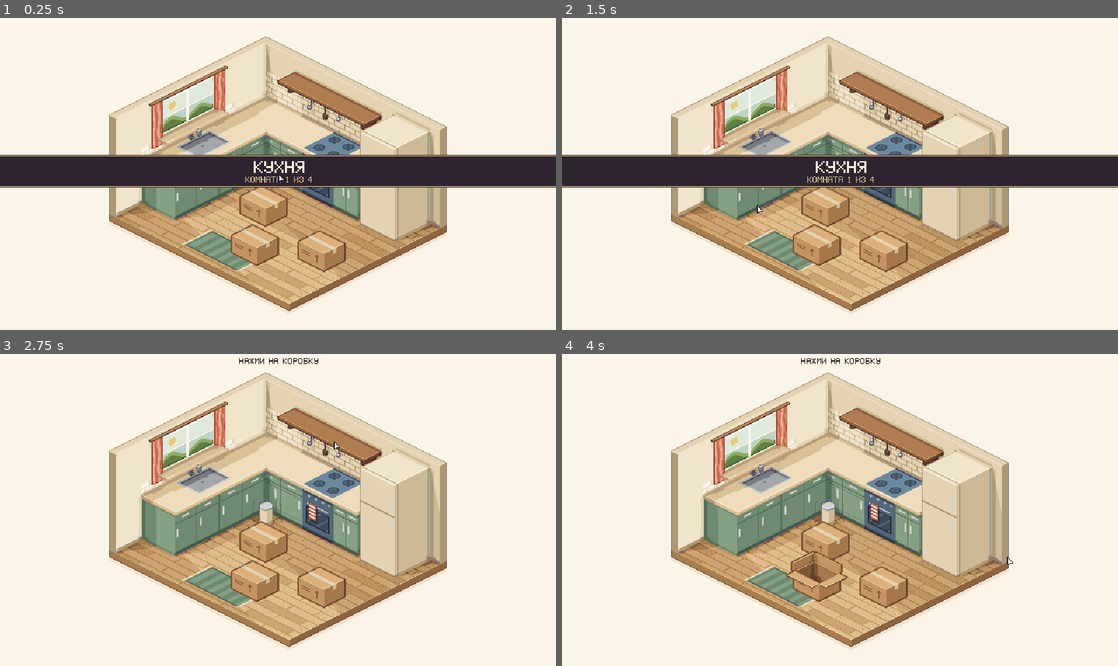
Above: before the commit, frames 1-4 (two rows, left to right).
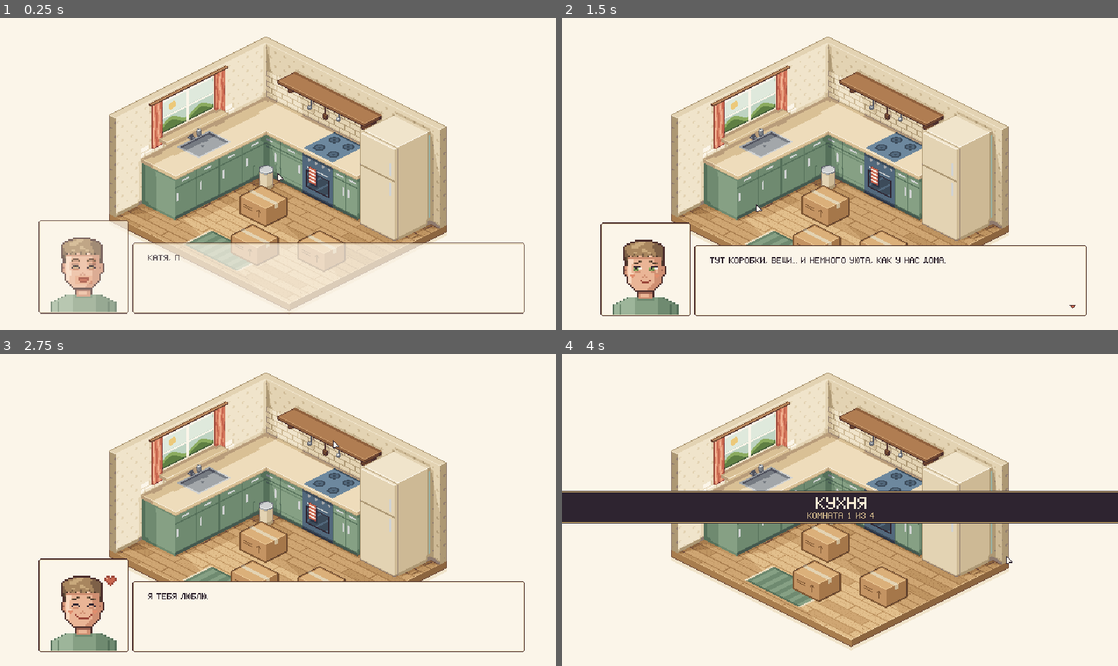
Above: after the commit, the same moments.

Repository: danilmotorin67-cyber/unpack
Game: Godot game, scene res://scenes/main.tscn
Two runs of this game, one before a commit and one after it. Both use one fixed random seed, a clock stepped at 60 frames per second and the inputs below.
Inputs (mouse positions are in pixels of both pictures, inside the frame that each line leads up to):
- Up to frame 1 (0.25 s): no input
- Up to frame 2 (1.5 s): tap Enter at 0.5, 0.6 s; move the mouse to (962, 158) at 0.52 s; click (962, 158) at 0.67 s; tap Space at 0.77, 1.07 s; tap R at 0.8 s; drag from (728, 189) to (812, 236) at 1.27 s
- Up to frame 3 (2.75 s): move the mouse to (333, 441) at 2.02 s; tap Space at 2.1 s; click (333, 441) at 2.17 s; tap Enter at 2.3 s
- Up to frame 4 (4 s): drag from (812, 572) to (673, 463) at 2.77 s; tap Space at 3.5, 3.77, 3.8 s; move the mouse to (1006, 556) at 3.52 s; tap R at 3.6 s; click (1006, 556) at 3.67 s

The runs differ from the first frame. In frame 1, 19% of the frame differs, in the area x 0-100%, y 9-95%; in frame 2, 19%; in frame 3, 8.6%; in frame 4, 12%.

Commit message:
Фактура стен, крупные мелкие вещи, полный экран, приветственный диалог
Обои и штукатурка по комнатам, мелкие вещи рендерятся крупнее.
Игра стартует на весь экран и заполняет его, поля — цвета фона.
Диалог с пиксельным портретом: печать по буквам, шесть эмоций,
речь и моргание; реплики в scripts/intro.gd.

Co-Authored-By: Claude Opus 5.5 <noreply@anthropic.com>
Claude-Session: https://claude.ai/code/session_01S4yhpqFcJEw2QoDdGk3XzY

Diff:
--- a/game/project.godot
+++ b/game/project.godot
@@ -15,9 +15,10 @@
 window/size/viewport_height=360
 window/size/window_width_override=1280
 window/size/window_height_override=720
+window/size/mode=3
 window/stretch/mode="viewport"
 window/stretch/aspect="keep"
-window/stretch/scale_mode="integer"
+window/stretch/scale_mode="fractional"
 
 [rendering]
 
@@ -26,4 +27,4 @@
 renderer/rendering_method.mobile="gl_compatibility"
 2d/snap/snap_2d_transforms_to_pixel=true
 2d/snap/snap_2d_vertices_to_pixel=true
-environment/defaults/default_clear_color=Color(0.180392, 0.141176, 0.188235, 1)
+environment/defaults/default_clear_color=Color(0.984314, 0.960784, 0.913725, 1)
--- a/game/scripts/art_data.gd
+++ b/game/scripts/art_data.gd
@@ -12,55 +12,55 @@
 	"bowl": {"anchor": Vector2(15, 18), "foot": Rect2(-5.64, -5.64, 11.28, 11.28), "h": 7.14},
 	"mug_yellow": {"anchor": Vector2(12, 18), "foot": Rect2(-2.75, -2.75, 5.5, 5.5), "h": 9.35},
 	"mug_blue": {"anchor": Vector2(12, 18), "foot": Rect2(-2.75, -2.75, 5.5, 5.5), "h": 9.35},
-	"glass": {"anchor": Vector2(8, 16), "foot": Rect2(-1.73, -1.73, 3.46, 3.46), "h": 8.5},
+	"glass": {"anchor": Vector2(10, 21), "foot": Rect2(-2.87, -2.87, 5.74, 5.74), "h": 11.5},
 	"pot": {"anchor": Vector2(18, 22), "foot": Rect2(-6.15, -6.15, 12.3, 12.3), "h": 11.22},
 	"pan": {"anchor": Vector2(16, 13), "foot": Rect2(-6.15, -6.15, 12.3, 12.3), "h": 2.72},
 	"kettle": {"anchor": Vector2(17, 24), "foot": Rect2(-4.62, -4.62, 9.24, 9.24), "h": 14.11},
 	"cutting_board": {"anchor": Vector2(21, 15), "foot": Rect2(-7, -4.45, 18.25, 8.9), "h": 2.21},
 	"knife_block": {"anchor": Vector2(12, 25), "foot": Rect2(-1.9, -2.92, 3.8, 5.84), "h": 14.62},
-	"soap": {"anchor": Vector2(7, 17), "foot": Rect2(-1.5, -1.5, 3, 3.06), "h": 11.22},
+	"soap": {"anchor": Vector2(9, 23), "foot": Rect2(-1.5, -1.5, 3, 4.14), "h": 15.18},
 	"plant": {"anchor": Vector2(12, 25), "foot": Rect2(-3.6, -3.6, 7.2, 7.2), "h": 16.83},
 	"milk": {"anchor": Vector2(9, 22), "foot": Rect2(-1.5, -1.5, 3, 3), "h": 12.92},
-	"cheese": {"anchor": Vector2(12, 13), "foot": Rect2(-2.92, -1.5, 5.84, 3), "h": 4.42},
-	"spices": {"anchor": Vector2(8, 14), "foot": Rect2(-1.5, -2.33, 3, 4.65), "h": 6.63},
+	"cheese": {"anchor": Vector2(15, 16), "foot": Rect2(-4.48, -2.18, 8.96, 4.36), "h": 5.98},
+	"spices": {"anchor": Vector2(10, 18), "foot": Rect2(-1.5, -3.67, 3, 7.35), "h": 8.97},
 	"toothbrush_cup": {"anchor": Vector2(7, 18), "foot": Rect2(-1.5, -1.5, 3, 3), "h": 11.22},
-	"toothpaste": {"anchor": Vector2(11, 9), "foot": Rect2(-3.6, -1.5, 8.56, 3), "h": 2.38},
-	"soap_dish": {"anchor": Vector2(11, 9), "foot": Rect2(-2.58, -1.5, 5.16, 3), "h": 3.23},
-	"shampoo": {"anchor": Vector2(7, 18), "foot": Rect2(-1.5, -1.5, 3, 3), "h": 11.22},
-	"shower_gel": {"anchor": Vector2(6, 18), "foot": Rect2(-1.5, -1.5, 3, 3), "h": 10.71},
-	"duck": {"anchor": Vector2(9, 12), "foot": Rect2(-1.5, -1.5, 3, 4.42), "h": 7.82},
-	"sponge": {"anchor": Vector2(9, 10), "foot": Rect2(-1.9, -1.5, 3.8, 3), "h": 3.57},
+	"toothpaste": {"anchor": Vector2(14, 12), "foot": Rect2(-5.4, -1.5, 12.64, 3), "h": 3.22},
+	"soap_dish": {"anchor": Vector2(15, 12), "foot": Rect2(-4.02, -2.41, 8.04, 4.82), "h": 4.37},
+	"shampoo": {"anchor": Vector2(9, 24), "foot": Rect2(-1.5, -1.5, 3, 3), "h": 15.18},
+	"shower_gel": {"anchor": Vector2(8, 23), "foot": Rect2(-1.5, -1.5, 3, 3), "h": 14.49},
+	"duck": {"anchor": Vector2(11, 15), "foot": Rect2(-2.41, -2.41, 4.82, 6.89), "h": 10.58},
+	"sponge": {"anchor": Vector2(12, 13), "foot": Rect2(-3.1, -1.5, 6.2, 3), "h": 4.83},
 	"towel_blue": {"anchor": Vector2(16, 14), "foot": Rect2(-4.45, -2.75, 8.9, 5.5), "h": 4.08},
 	"towel_white": {"anchor": Vector2(16, 14), "foot": Rect2(-4.45, -2.75, 8.9, 5.5), "h": 4.08},
 	"toilet_paper": {"anchor": Vector2(7, 12), "foot": Rect2(-1.5, -1.5, 3, 3), "h": 5.1},
-	"perfume": {"anchor": Vector2(6, 12), "foot": Rect2(-1.5, -1.5, 3, 3), "h": 6.8},
-	"cream": {"anchor": Vector2(7, 10), "foot": Rect2(-1.5, -1.5, 3, 3), "h": 3.91},
-	"cactus": {"anchor": Vector2(8, 18), "foot": Rect2(-1.56, -1.56, 3.12, 3.46), "h": 11.39},
-	"hairbrush": {"anchor": Vector2(11, 8), "foot": Rect2(-4.45, -1.5, 5.95, 3), "h": 2.55},
+	"perfume": {"anchor": Vector2(7, 15), "foot": Rect2(-1.5, -1.5, 3, 3), "h": 9.2},
+	"cream": {"anchor": Vector2(9, 12), "foot": Rect2(-2.06, -2.06, 4.13, 4.13), "h": 5.29},
+	"cactus": {"anchor": Vector2(10, 23), "foot": Rect2(-2.64, -2.64, 5.28, 5.74), "h": 15.41},
+	"hairbrush": {"anchor": Vector2(15, 11), "foot": Rect2(-6.55, -1.5, 8.05, 3), "h": 3.45},
 	"bunny": {"anchor": Vector2(8, 21), "foot": Rect2(-1.9, -1.9, 3.8, 3.8), "h": 13.6},
 	"lamp": {"anchor": Vector2(10, 24), "foot": Rect2(-2.58, -2.58, 5.16, 5.16), "h": 13.6},
-	"alarm_clock": {"anchor": Vector2(8, 13), "foot": Rect2(-1.56, -1.5, 3.12, 3), "h": 7.31},
+	"alarm_clock": {"anchor": Vector2(11, 17), "foot": Rect2(-2.64, -1.5, 5.28, 3), "h": 9.89},
 	"book_red": {"anchor": Vector2(12, 10), "foot": Rect2(-2.75, -1.56, 5.5, 3.12), "h": 2.04},
 	"book_blue": {"anchor": Vector2(12, 11), "foot": Rect2(-2.75, -1.56, 6.18, 3.12), "h": 3.74},
 	"laptop": {"anchor": Vector2(16, 20), "foot": Rect2(-4.45, -2.75, 8.9, 5.5), "h": 8.5},
-	"pencil_cup": {"anchor": Vector2(6, 14), "foot": Rect2(-1.5, -1.5, 3, 3), "h": 8.5},
+	"pencil_cup": {"anchor": Vector2(7, 19), "foot": Rect2(-1.5, -1.5, 3, 3), "h": 11.5},
 	"sweater": {"anchor": Vector2(14, 12), "foot": Rect2(-3.6, -2.75, 7.2, 5.5), "h": 3.06},
 	"jeans": {"anchor": Vector2(14, 11), "foot": Rect2(-3.6, -2.75, 7.2, 5.5), "h": 2.38},
 	"tshirt": {"anchor": Vector2(14, 10), "foot": Rect2(-3.6, -2.75, 7.2, 5.5), "h": 1.7},
 	"sneakers": {"anchor": Vector2(14, 14), "foot": Rect2(-3.6, -2.24, 6.35, 4.48), "h": 4.42},
-	"photo_frame": {"anchor": Vector2(7, 12), "foot": Rect2(-1.56, -1.5, 3.12, 3), "h": 5.44},
+	"photo_frame": {"anchor": Vector2(9, 15), "foot": Rect2(-2.64, -1.72, 5.28, 3.22), "h": 7.36},
 	"globe": {"anchor": Vector2(8, 16), "foot": Rect2(-1.9, -1.9, 3.8, 3.8), "h": 9.52},
-	"headphones": {"anchor": Vector2(10, 15), "foot": Rect2(-1.5, -3.94, 3, 7.88), "h": 7.14},
+	"headphones": {"anchor": Vector2(13, 19), "foot": Rect2(-1.5, -5.86, 3, 11.72), "h": 9.66},
 	"cushion_terra": {"anchor": Vector2(16, 14), "foot": Rect2(-3.6, -3.6, 7.2, 7.2), "h": 3.74},
 	"cushion_blue": {"anchor": Vector2(16, 14), "foot": Rect2(-3.6, -3.6, 7.2, 7.2), "h": 3.74},
 	"throw_blanket": {"anchor": Vector2(17, 13), "foot": Rect2(-5.3, -2.75, 10.6, 5.5), "h": 3.06},
 	"teapot": {"anchor": Vector2(12, 15), "foot": Rect2(-2.41, -4.62, 4.82, 9.75), "h": 9.35},
-	"remote": {"anchor": Vector2(9, 7), "foot": Rect2(-2.24, -1.5, 4.48, 3), "h": 1.02},
+	"remote": {"anchor": Vector2(11, 8), "foot": Rect2(-3.56, -1.5, 7.12, 3), "h": 1.38},
 	"vase": {"anchor": Vector2(6, 21), "foot": Rect2(-1.5, -1.5, 3, 3), "h": 13.77},
 	"books_row": {"anchor": Vector2(13, 19), "foot": Rect2(-3.94, -1.5, 6.86, 3), "h": 9.52},
 	"vinyl_stack": {"anchor": Vector2(15, 12), "foot": Rect2(-3.26, -3.26, 6.52, 6.52), "h": 2.72},
 	"board_game": {"anchor": Vector2(16, 12), "foot": Rect2(-4.45, -2.75, 8.9, 5.5), "h": 2.72},
-	"candles": {"anchor": Vector2(6, 12), "foot": Rect2(-1.5, -1.5, 3, 3), "h": 7.14},
+	"candles": {"anchor": Vector2(7, 15), "foot": Rect2(-1.95, -1.5, 3.45, 3.45), "h": 9.66},
 	"painting_landscape": {"wall": true, "anchor_l": Vector2(16, 19), "anchor_r": Vector2(17, 19), "foot": Rect2(-10.2, -7.65, 20.4, 15.3), "h": 0},
 	"painting_flowers": {"wall": true, "anchor_l": Vector2(10, 17), "anchor_r": Vector2(12, 17), "foot": Rect2(-5.95, -8.5, 11.9, 17), "h": 0},
 	"wall_clock": {"wall": true, "anchor_l": Vector2(11, 12), "anchor_r": Vector2(13, 12), "foot": Rect2(-6.46, -6.46, 12.92, 12.92), "h": 0},
--- /dev/null
+++ b/game/scripts/dialog.gd
@@ -0,0 +1,226 @@
+# Диалог с портретом: печать по буквам, живая мимика (рот двигается,
+# пока идёт текст, портрет моргает), смена эмоций по репликам.
+class_name Dialog
+extends Node2D
+
+signal finished
+
+const FontData := preload("res://scripts/font_data.gd")
+const DIR := "res://assets/portrait/"
+const EMOTIONS := {
+	# эмоция: [брови, глаза, рот, рот во время речи, эффекты]
+	"happy": ["happy", "happy", "grin", "talk", []],
+	"smile": ["normal", "open", "smile", "talk", []],
+	"wink": ["happy", "wink", "grin", "talk", []],
+	"shy": ["soft", "aside", "soft", "talk", ["blush"]],
+	"excited": ["raised", "open", "grin", "oh", ["sparkle"]],
+	"love": ["soft", "happy", "smile", "talk", ["blush", "heart"]],
+}
+const CHARS_PER_SEC := 32.0
+const TEXT_W := 420
+const LINE_H := 11
+
+var lines: Array = []
+var sfx: Sfx
+var _i := -1
+var _shown := 0.0
+var _full := ""
+var _wrapped: Array[String] = []
+var _emo: Array = []
+var _talk_t := 0.0
+var _blink_t := 3.0
+var _blinking := 0.0
+var _done_line := false
+
+var portrait: Node2D
+var _brows: Sprite2D
+var _eyes: Sprite2D
+var _mouth: Sprite2D
+var _extras: Array[Sprite2D] = []
+var _texts: Array[PixelText] = []
+var _next: Sprite2D
+var _base_pos := Vector2.ZERO
+
+
+func _ready() -> void:
+	# карточка портрета
+	var card := _nine(Rect2(44, 236, 104, 108))
+	add_child(card)
+	portrait = Node2D.new()
+	portrait.scale = Vector2(2, 2)
+	_base_pos = Vector2(56, 254)
+	portrait.position = _base_pos
+	add_child(portrait)
+	_add_layer(portrait, "base")
+	_brows = _add_layer(portrait, "brows_normal")
+	_eyes = _add_layer(portrait, "eyes_open")
+	_mouth = _add_layer(portrait, "mouth_smile")
+	# окно текста
+	add_child(_nine(Rect2(152, 262, 452, 82)))
+	for k in 4:
+		var t := PixelText.new()
+		t.centered = false
+		t.shadow = false
+		t.color = Color("2e2430")
+		t.position = Vector2(170, 276 + k * LINE_H)
+		add_child(t)
+		_texts.append(t)
+	_next = Sprite2D.new()
+	_next.texture = load(DIR + "next.png")
+	_next.centered = false
+	_next.position = Vector2(584, 330)
+	_next.visible = false
+	add_child(_next)
+	# появление снизу
+	modulate.a = 0.0
+	position.y = 30
+	var t := create_tween().set_parallel()
+	t.tween_property(self, "modulate:a", 1.0, 0.35)
+	t.tween_property(self, "position:y", 0.0, 0.45).set_trans(Tween.TRANS_BACK).set_ease(Tween.EASE_OUT)
+	_advance()
+
+
+func _nine(r: Rect2) -> NinePatchRect:
+	var n := NinePatchRect.new()
+	n.texture = load(DIR + "frame.png")
+	n.patch_margin_left = 4
+	n.patch_margin_top = 4
+	n.patch_margin_right = 4
+	n.patch_margin_bottom = 4
+	n.position = r.position
+	n.size = r.size
+	n.mouse_filter = Control.MOUSE_FILTER_IGNORE
+	return n
+
+
+func _add_layer(parent: Node, name: String) -> Sprite2D:
+	var s := Sprite2D.new()
+	s.centered = false
+	s.texture = load(DIR + name + ".png")
+	parent.add_child(s)
+	return s
+
+
+func _set_emotion(name: String) -> void:
+	_emo = EMOTIONS[name]
+	_brows.texture = load(DIR + "brows_" + _emo[0] + ".png")
+	_eyes.texture = load(DIR + "eyes_" + _emo[1] + ".png")
+	_mouth.texture = load(DIR + "mouth_" + _emo[2] + ".png")
+	for s in _extras:
+		s.queue_free()
+	_extras.clear()
+	for e in _emo[4]:
+		_extras.append(_add_layer(portrait, "extra_" + e))
+	# лёгкий подскок при смене эмоции
+	var t := create_tween()
+	portrait.position = _base_pos + Vector2(0, 3)
+	t.tween_property(portrait, "position", _base_pos, 0.25).set_trans(Tween.TRANS_BACK).set_ease(Tween.EASE_OUT)
+
+
+func _advance() -> void:
+	_i += 1
+	if _i >= lines.size():
+		_close()
+		return
+	_set_emotion(lines[_i]["emo"])
+	_full = lines[_i]["text"]
+	_wrapped = _wrap(_full)
+	_shown = 0.0
+	_done_line = false
+	_next.visible = false
+	_render()
+
+
+func _close() -> void:
+	set_process(false)
+	var t := create_tween().set_parallel()
+	t.tween_property(self, "modulate:a", 0.0, 0.3)
+	t.tween_property(self, "position:y", 20.0, 0.3)
+	t.chain().tween_callback(func():
+		finished.emit()
+		queue_free())
+
+
+# Клик или пробел: сначала допечатать реплику, потом — следующая.
+func next() -> void:
+	if _i >= lines.size():
+		return
+	if not _done_line:
+		_shown = _full.length()
+		_render()
+		_finish_line()
+	else:
+		_advance()
+
+
+func _finish_line() -> void:
+	_done_line = true
+	_next.visible = true
+	_mouth.texture = load(DIR + "mouth_" + _emo[2] + ".png")
+
+
+func _wrap(text: String) -> Array[String]:
+	var out: Array[String] = []
+	var cur := ""
+	for word in text.split(" "):
+		var test := word if cur == "" else cur + " " + word
+		if _width(test) > TEXT_W and cur != "":
+			out.append(cur)
+			cur = word
+		else:
+			cur = test
+	if cur != "":
+		out.append(cur)
+	return out
+
+
+func _width(s: String) -> int:
+	var w := 0
+	for ch in s:
+		var g: Vector2i = FontData.GLYPHS.get(ch, FontData.GLYPHS["?"])
+		w += g.y + 1
+	return w
+
+
+func _render() -> void:
+	var left := int(_shown)
+	for k in _texts.size():
+		var line: String = _wrapped[k] if k < _wrapped.size() else ""
+		var n := clampi(left, 0, line.length())
+		_texts[k].text = line.substr(0, n)
+		left -= line.length() + 1
+
+
+func _process(delta: float) -> void:
+	if _i < 0 or _i >= lines.size():
+		return
+	if not _done_line:
+		var before := int(_shown)
+		_shown += delta * CHARS_PER_SEC
+		var now := int(_shown)
+		if now != before:
+			_render()
+			var ch := _full.substr(min(now, _full.length()) - 1, 1)
+			if now % 2 == 0 and ch != " " and sfx:
+				sfx.play("blip", -12.0, 0.12)
+		if _shown >= _full.length():
+			_finish_line()
+		else:
+			# рот: открыт/закрыт в такт печати
+			_talk_t += delta
+			var open := int(_talk_t / 0.09) % 2 == 0
+			_mouth.texture = load(DIR + "mouth_" + (_emo[3] if open else _emo[2]) + ".png")
+	# моргание, если глаза открыты
+	if _emo[1] in ["open", "aside"]:
+		_blink_t -= delta
+		if _blinking > 0.0:
+			_blinking -= delta
+			if _blinking <= 0.0:
+				_eyes.texture = load(DIR + "eyes_" + _emo[1] + ".png")
+		elif _blink_t <= 0.0:
+			_eyes.texture = load(DIR + "eyes_blink.png")
+			_blinking = 0.12
+			_blink_t = randf_range(2.0, 4.0)
+	# стрелка «дальше» мигает
+	if _next.visible:
+		_next.position.y = 330 + (1 if int(Time.get_ticks_msec() / 350) % 2 == 0 else 0)
--- /dev/null
+++ b/game/scripts/intro.gd
@@ -0,0 +1,13 @@
+# Приветственный монолог перед первой комнатой.
+# emo — эмоция портрета: happy, smile, wink, shy, excited, love
+# (слои рисует tools/portrait.py). Текст — заглавными, шрифт только такой.
+extends RefCounted
+
+const LINES := [
+	{"emo": "happy", "text": "КАТЯ, ПРИВЕТ!"},
+	{"emo": "smile", "text": "ДА-ДА, ЭТО Я. ТОЛЬКО ПИКСЕЛЬНЫЙ."},
+	{"emo": "wink", "text": "Я СДЕЛАЛ ДЛЯ ТЕБЯ НЕБОЛЬШУЮ ИГРУ."},
+	{"emo": "shy", "text": "ТУТ КОРОБКИ, ВЕЩИ... И НЕМНОГО УЮТА, КАК У НАС ДОМА."},
+	{"emo": "excited", "text": "РАСПАКУЙ ВСЁ И РАССТАВЬ ПО МЕСТАМ!"},
+	{"emo": "love", "text": "Я ТЕБЯ ЛЮБЛЮ. ПРИЯТНОЙ ИГРЫ!"},
+]
--- a/game/scripts/main.gd
+++ b/game/scripts/main.gd
@@ -47,6 +47,8 @@
 var hint: PixelText
 var banner: Node2D
 var world: Node2D           # всё, что относится к текущему уровню
+var dialog: Dialog = null   # приветственный монолог (перед первой комнатой)
+var intro_done := false
 var sfx: Sfx
 var _nudges: Array[Vector2] = []
 
@@ -84,7 +86,22 @@
 	first_item_placed = false
 	hint.text = ""
 	_build_level()
-	_show_title()
+	if index == 0 and not intro_done:
+		_start_intro()
+	else:
+		_show_title()
+
+
+func _start_intro() -> void:
+	dialog = Dialog.new()
+	dialog.lines = preload("res://scripts/intro.gd").LINES
+	dialog.sfx = sfx
+	dialog.z_index = Z_UI
+	add_child(dialog)
+	dialog.finished.connect(func():
+		dialog = null
+		intro_done = true
+		_show_title())
 
 
 # ------------------------------------------------------------------ сборка
@@ -214,7 +231,9 @@
 				if level_done:
 					load_level(level_index)
 			KEY_SPACE, KEY_ENTER:
-				if waiting_next:
+				if dialog:
+					dialog.next()
+				elif waiting_next:
 					_next_level()
 	if event is InputEventMouseButton and event.button_index == MOUSE_BUTTON_LEFT:
 		var mp := get_global_mouse_position().floor()
@@ -226,6 +245,9 @@
 
 
 func _press(mp: Vector2) -> void:
+	if dialog:
+		dialog.next()
+		return
 	if waiting_next:
 		_next_level()
 		return
@@ -254,7 +276,7 @@
 
 func _update_hover(mp: Vector2) -> void:
 	var h: Node = null
-	if not dragging and not level_done:
+	if not dragging and not level_done and dialog == null:
 		h = _object_at(mp)
 	if h != hovered:
 		if hovered and is_instance_valid(hovered):
--- a/game/scripts/sfx.gd
+++ b/game/scripts/sfx.gd
@@ -6,7 +6,7 @@
 const NAMES := [
 	"place_wood", "place_ceramic", "place_glass", "place_metal", "place_soft",
 	"place_paper", "place_plastic", "place_plant", "pick", "pop", "box_open",
-	"box_fold", "bump", "door_open", "door_close", "wrong", "complete",
+	"box_fold", "bump", "door_open", "door_close", "wrong", "complete", "blip",
 ]
 const POOL := 8
 
--- a/game/tests/autoplay.gd
+++ b/game/tests/autoplay.gd
@@ -24,6 +24,7 @@
 		first = int(args[1]) - 1  # второй аргумент — с какого уровня начать (с 1)
 		await wait(0.1)
 		main.load_level(first)
+	await skip_intro()
 	for level in range(first, main.LEVELS.size()):
 		await play_level(level)
 		if failed:
@@ -31,6 +32,25 @@
 			return
 	print("ALL OK")
 	get_tree().quit()
+
+
+# Приветственный диалог: снимок и пролистывание кликами.
+func skip_intro() -> void:
+	await wait(1.2)
+	if main.dialog == null:
+		return
+	var shot := 0
+	while main.dialog != null:
+		await wait(0.9)
+		if main.dialog == null:
+			break
+		await snap("0_intro_%d" % shot)
+		shot += 1
+		await click(Vector2(400, 300))
+		await click(Vector2(400, 300))
+		if shot > 12:
+			return fail("диалог не закрывается")
+	await wait(0.5)
 
 
 func fail(msg: String) -> void:
Binary file added: game/assets/portrait/base.png
Not shown, added: game/assets/portrait/base.png.import
Binary file added: game/assets/portrait/brows_happy.png
Not shown, added: game/assets/portrait/brows_happy.png.import
Binary file added: game/assets/portrait/brows_normal.png
Not shown, added: game/assets/portrait/brows_normal.png.import
Binary file added: game/assets/portrait/brows_raised.png
Not shown, added: game/assets/portrait/brows_raised.png.import
Binary file added: game/assets/portrait/brows_soft.png
Not shown, added: game/assets/portrait/brows_soft.png.import
Binary file added: game/assets/portrait/extra_blush.png
Not shown, added: game/assets/portrait/extra_blush.png.import
(and 136 more such lines)
